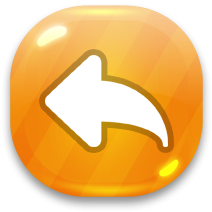
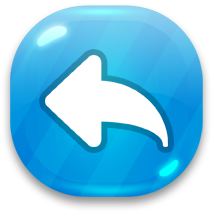
Layered file, before and after one edit (212x212). Changes by layer:
hid group "yellow" (3 layers) over [10, 5, 203, 197]
showed group "blue" (3 layers) over [10, 5, 203, 197]
